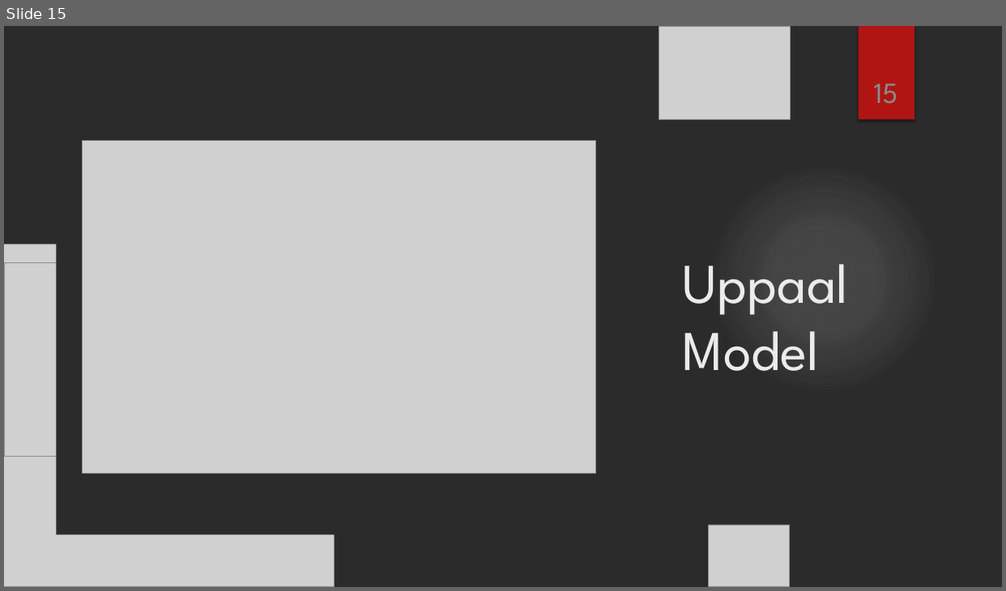
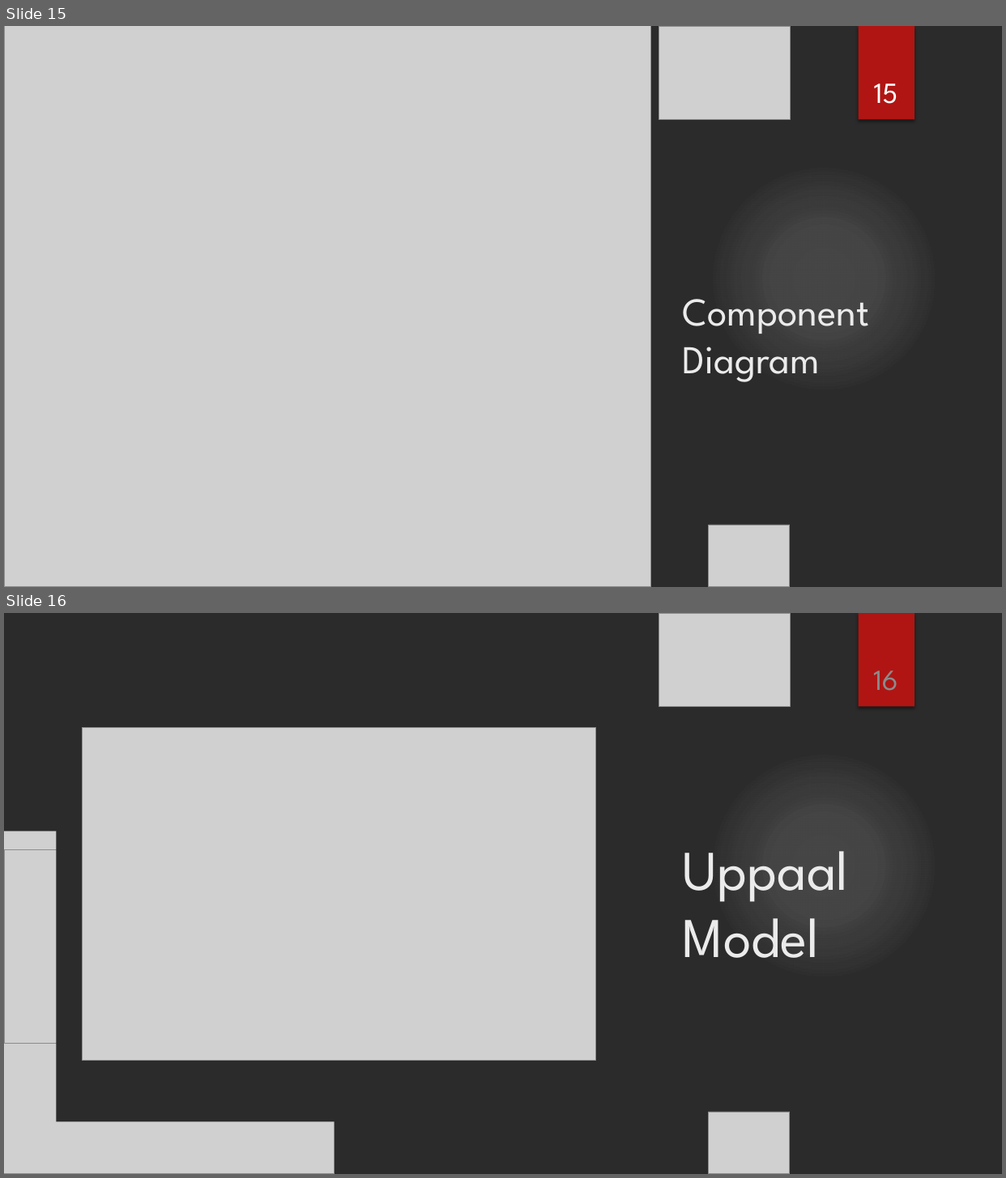
Before and after one commit to krupa1106/TheDarkKnights-MechatronicsPeoject, a slide deck: Rescue Bot- Team The Dark Knights.pptx. Shown one above the other, each under a label of ours: slide 15 before the commit, slides 15 and 16 after it. The pictures are 1006x591 and 1006x1178 pixels, drawn with LibreOffice and Linux fonts; fonts in the diff are those of the drawing; grey boxes stand for pictures; background and template pictures are left out; a plain dark background stands for a picture behind light text. Boxes give left, top, right and bottom in pixels: in the first picture for what was removed or moved away, otherwise in the second. Text is boxed around its words. In the diff, an @@ line names an element or a change of style, - is before the commit and + after.

Commit message:
Final PPT

```diff
--- a/Rescue Bot- Team The Dark Knights.pptx
+++ b/Rescue Bot- Team The Dark Knights.pptx
@@ slide 15 added at box(4, 26, 1002, 587), background picture (left out); not listed: 1 template element that a slide beside it also shows @@
@@ picture added at box(4, 26, 651, 587) @@
@@ picture added at box(659, 26, 790, 120) @@
@@ rectangle added at box(859, 26, 914, 120), fill #B01513 @@
@@ page number added at box(874, 84, 898, 104), 28 pt, text #FFFFFF @@
+15
@@ ellipse added at box(709, 163, 939, 394), fill gradient #F3F3F3 @@
@@ picture added at box(4, 245, 334, 587) @@
@@ picture added at box(4, 263, 128, 456) @@
@@ title added at box(683, 299, 869, 382), 38 pt, text #EBEBEB @@
+Component Diagram
@@ picture added at box(709, 525, 790, 587) @@
@@ what was slide 15 is now slide 16 @@
@@ page number at box(873, 671, 898, 691): text changed @@
-15
+16
```
